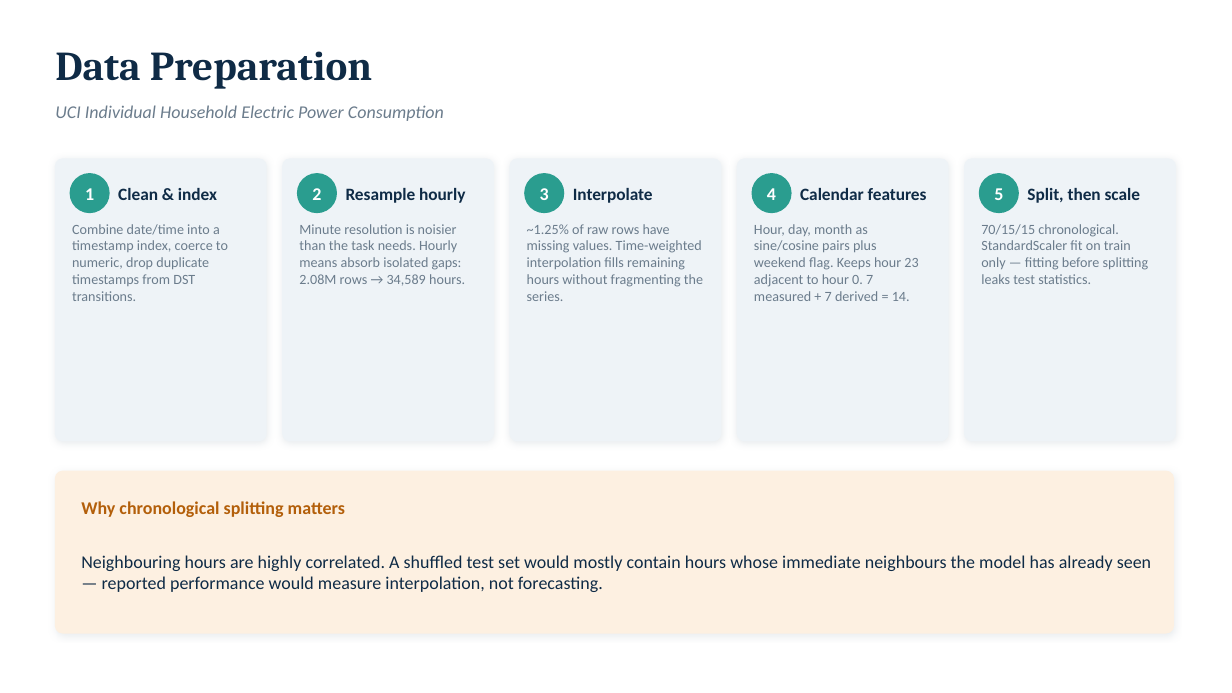
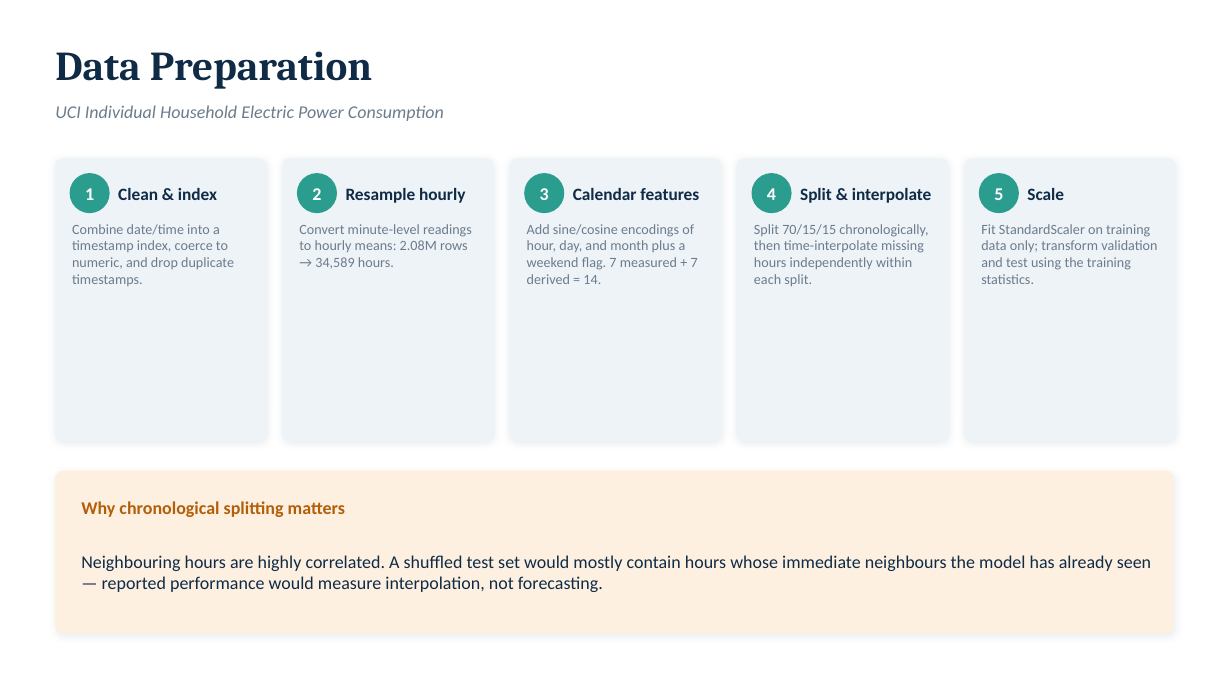
Before and after one commit to Ciaracam/612-Group-Project, a slide deck: slide 3 of presentation/MSML612_final_presentation.pptx. Drawn at 1232x693 pixels with LibreOffice and Linux fonts; fonts in the diff are those of the drawing. Boxes give left, top, right and bottom in pixels: in the first picture for what was removed or moved away, otherwise in the second. Text is boxed around its words. In the diff, an @@ line names an element or a change of style, - is before the commit and + after.

```diff
--- a/presentation/MSML612_final_presentation.pptx
+++ b/presentation/MSML612_final_presentation.pptx
@@ text at bbox=[573, 188, 699, 200]: text changed @@
-Interpolate
+Calendar features
@@ text at bbox=[800, 188, 931, 203]: text changed @@
-Calendar features
+Split & interpolate
@@ text at bbox=[1027, 188, 1064, 200]: text changed @@
-Split, then scale
+Scale
@@ text at bbox=[72, 224, 234, 286]: text changed @@
-Combine date/time into a timestamp index, coerce to numeric, drop duplicate timestamps from DST transitions.
+Combine date/time into a timestamp index, coerce to numeric, and drop duplicate timestamps.
@@ text at bbox=[299, 224, 472, 268]: text changed @@
-Minute resolution is noisier than the task needs. Hourly means absorb isolated gaps: 2.08M rows → 34,589 hours.
+Convert minute-level readings to hourly means: 2.08M rows → 34,589 hours.
@@ text at bbox=[527, 224, 698, 284]: text changed @@
-~1.25% of raw rows have missing values. Time-weighted interpolation fills remaining hours without fragmenting the series.
+Add sine/cosine encodings of hour, day, and month plus a weekend flag. 7 measured + 7 derived = 14.
@@ text at bbox=[754, 224, 928, 286]: text changed @@
-Hour, day, month as sine/cosine pairs plus weekend flag. Keeps hour 23 adjacent to hour 0. 7 measured + 7 derived = 14.
+Split 70/15/15 chronologically, then time-interpolate missing hours independently within each split.
@@ text at bbox=[981, 224, 1157, 284]: text changed @@
-70/15/15 chronological. StandardScaler fit on train only — fitting before splitting leaks test statistics.
+Fit StandardScaler on training data only; transform validation and test using the training statistics.
```
Also in this commit, not shown: 4 other slides changed, 11 other files.
